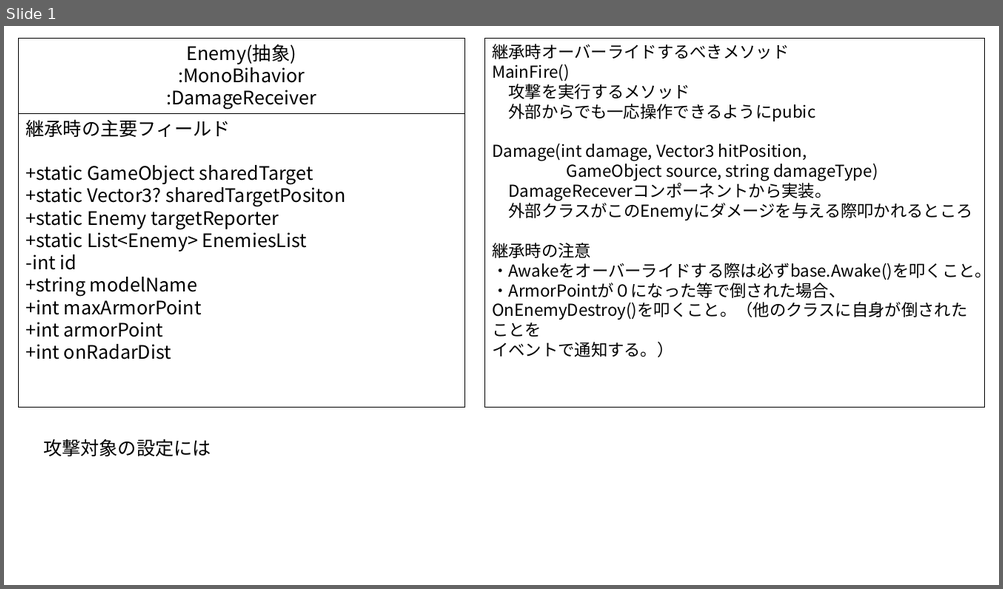
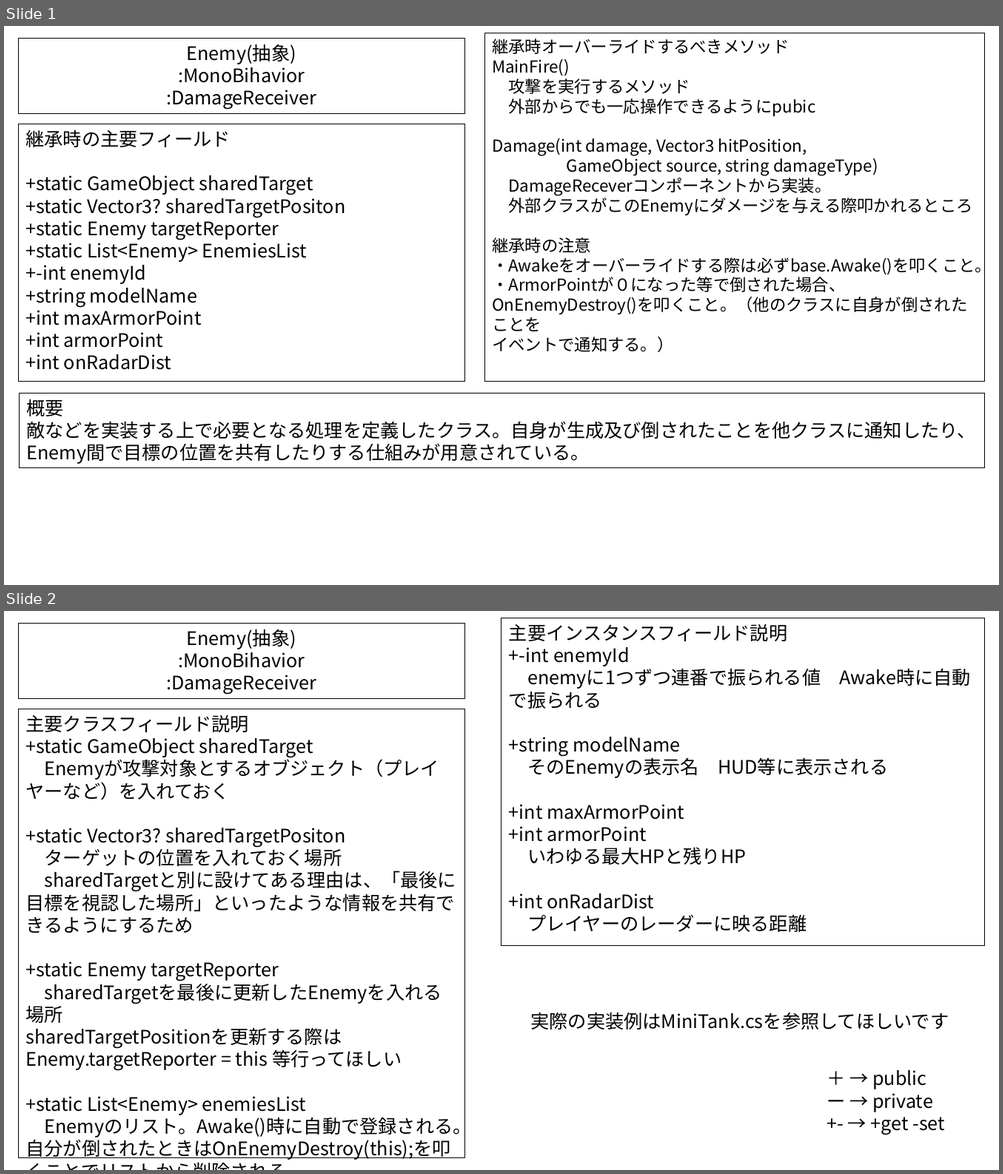
Before and after one commit to magnet15s/blackout_230604, a slide deck: class説明.pptx. Shown one above the other, each under a label of ours: slide 1 before the commit, slides 1 and 2 after it. The pictures are 1003x589 and 1003x1174 pixels, drawn with LibreOffice and Linux fonts; fonts in the diff are those of the drawing. Boxes give left, top, right and bottom in pixels: in the first picture for what was removed or moved away, otherwise in the second. Text is boxed around its words. In the diff, an @@ line names an element or a change of style, - is before the commit and + after.

```diff
--- a/class説明.pptx
+++ b/class説明.pptx
@@ slide 2 added at [4,611,999,1170], background #FFFFFF @@
@@ rectangle added at [18,623,464,698], outline #000000 0.75 pt, 18 pt, text #000000 @@
+Enemy(抽象)
+:MonoBihavior
+:DamageReceiver
@@ rectangle added at [502,618,984,946], outline #000000 0.75 pt, 18 pt, text #000000 @@
+主要インスタンスフィールド説明
++-int enemyId
+enemyに1つずつ連番で振られる値 Awake時に自動で振られる
++string modelName
+そのEnemyの表示名 HUD等に表示される
++int maxArmorPoint
++int armorPoint
+いわゆる最大HPと残りHP
++int onRadarDist
+プレイヤーのレーダーに映る距離
@@ rectangle added at [18,709,464,1159], outline #000000 0.75 pt, 18 pt, text #000000 @@
+主要クラスフィールド説明
++static GameObject sharedTarget
+Enemyが攻撃対象とするオブジェクト（プレイヤーなど）を入れておく
++static Vector3? sharedTargetPositon
+ターゲットの位置を入れておく場所
+sharedTargetと別に設けてある理由は、「最後に目標を視認した場所」といったような情報を共有できるようにするため
++static Enemy targetReporter
+sharedTargetを最後に更新したEnemyを入れる場所
+sharedTargetPositionを更新する際はEnemy.targetReporter = this 等行ってほしい
++static List<Enemy> enemiesList
+Enemyのリスト。Awake()時に自動で登録される。自分が倒されたときはOnEnemyDestroy(this);を叩くことでリストから削除される。
@@ text added at [531,1012,949,1030], 18 pt, text #000000 @@
+実際の実装例はMiniTank.csを参照してほしいです
@@ text added at [827,1071,945,1135], 18 pt, text #000000 @@
+＋ → public
+ー → private
++- → +get -set
@@ slide 1 changed as well @@
@@ rectangle "継承時オーバーライドするべきメソッド": place and size @@
-rectangle "継承時オーバーライドするべきメソッド" at [484,38,984,407]
+rectangle "継承時オーバーライドするべきメソッド" at [484,33,984,382]
@@ rectangle "継承時の主要フィールド": place and size @@
-rectangle "継承時の主要フィールド" at [18,113,464,407]
+rectangle "継承時の主要フィールド" at [18,124,464,382]
@@ text in rectangle at [25,265,147,284]: text changed @@
--int id
++-int enemyId
@@ rectangle added at [19,393,984,469], outline #000000 0.75 pt, 18 pt, text #000000 @@
+概要
+敵などを実装する上で必要となる処理を定義したクラス。自身が生成及び倒されたことを他クラスに通知したり、Enemy間で目標の位置を共有したりする仕組みが用意されている。
@@ text removed at [43,439,211,457] @@
-攻撃対象の設定には
```
Also in this commit, not shown: 1 other slide added, 5 other files.
